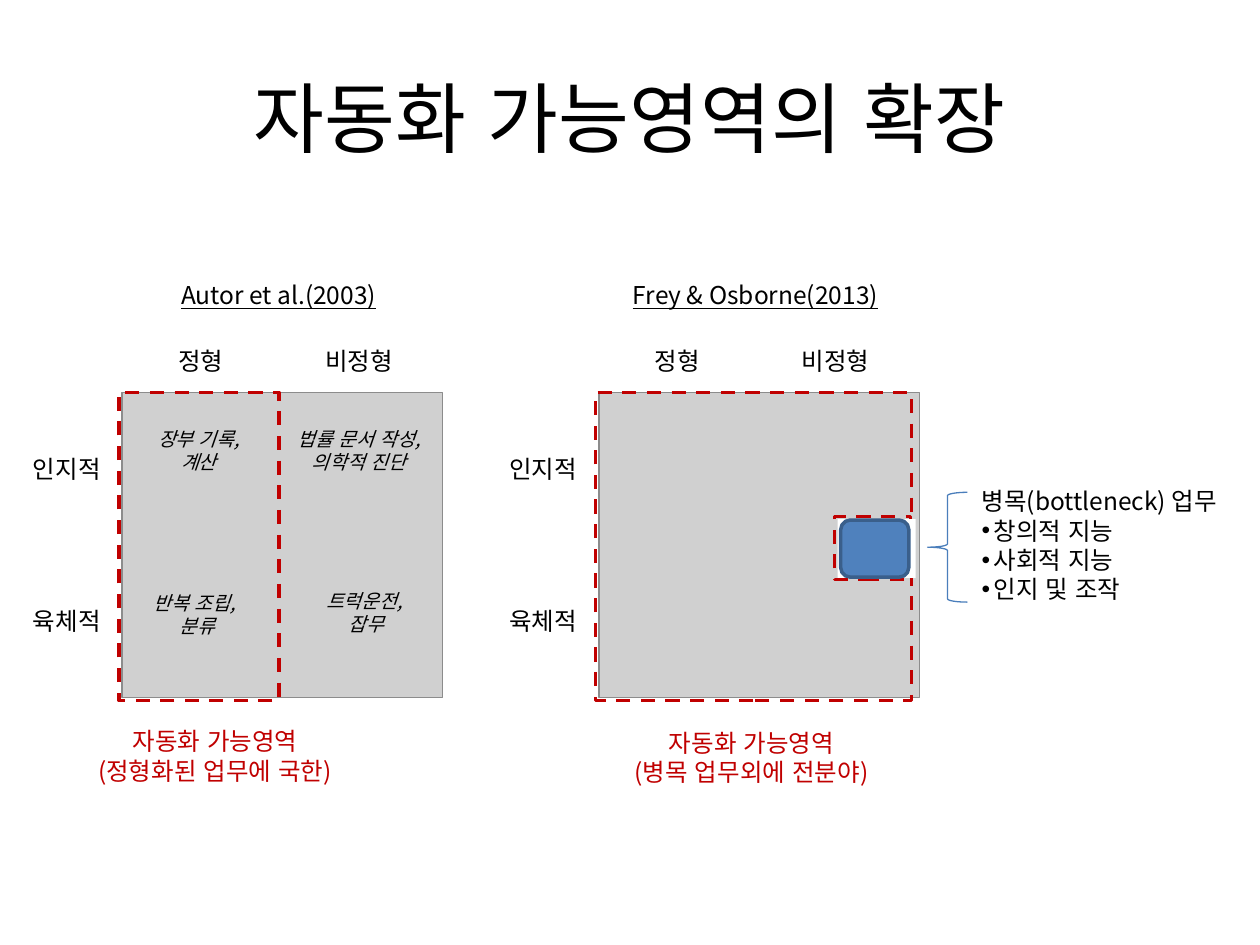
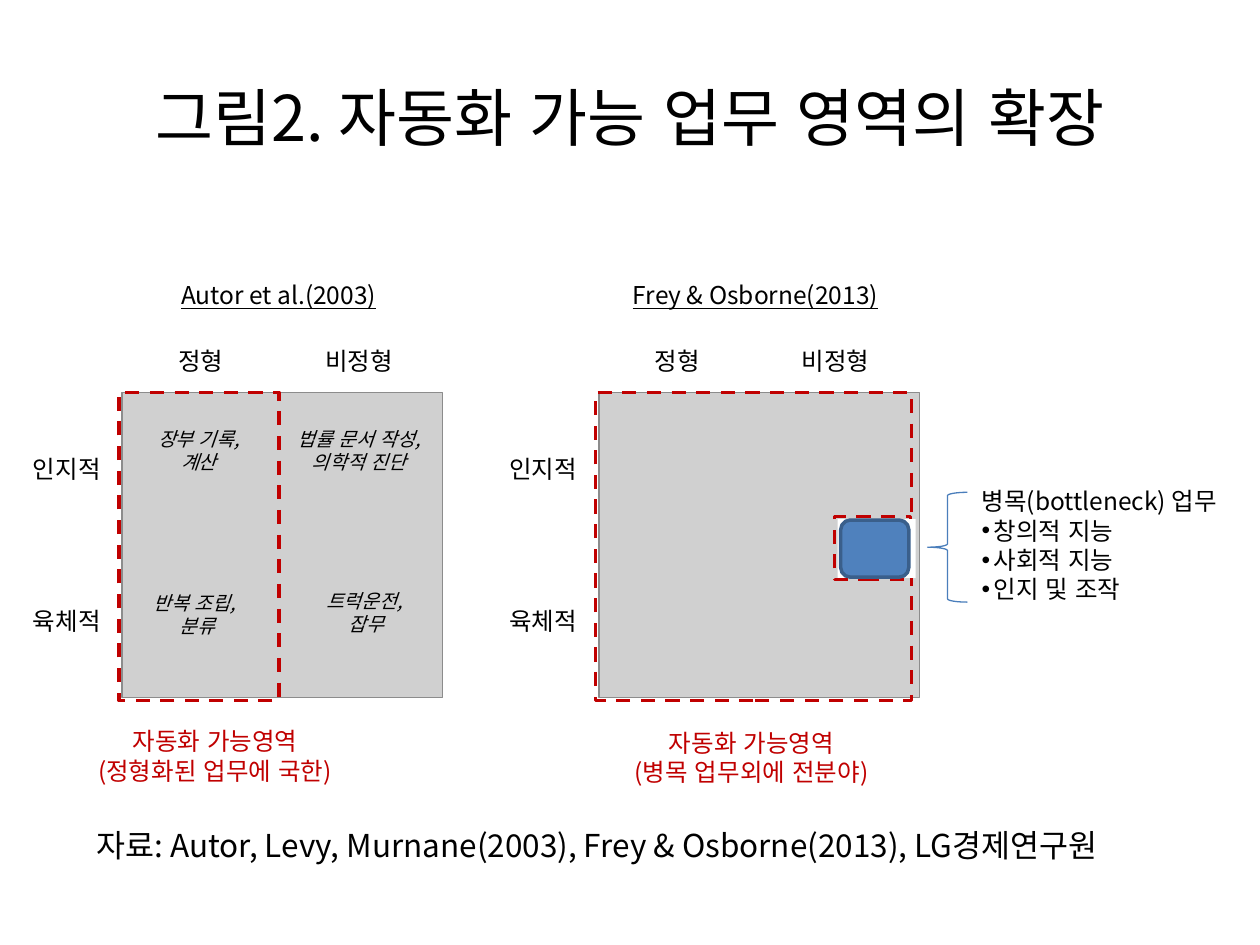
Before and after one commit to externalbrainlab/externalbrainlab.github.io, a slide deck: slide 2 of ppt/차트.pptx (slide 3 before the commit). Drawn at 1260x945 pixels with LibreOffice and Linux fonts; fonts in the diff are those of the drawing; grey boxes stand for pictures; background and template pictures are left out. Boxes give left, top, right and bottom in pixels: in the first picture for what was removed or moved away, otherwise in the second. Text is boxed around its words. In the diff, an @@ line names an element or a change of style, - is before the commit and + after.

```diff
--- a/ppt/차트.pptx
+++ b/ppt/차트.pptx
@@ text at [156,88,1104,146]: text changed; size 44 to 36 pt @@
-자동화 가능영역의 확장
+그림2. 자동화 가능 업무 영역의 확장
@@ text added at [97,831,1097,865], 18 pt, text #000000 @@
+자료: Autor, Levy, Murnane(2003), Frey & Osborne(2013), LG경제연구원
```
Also in this commit, not shown: 9 other slides changed, 4 slides added, 9 other files.
